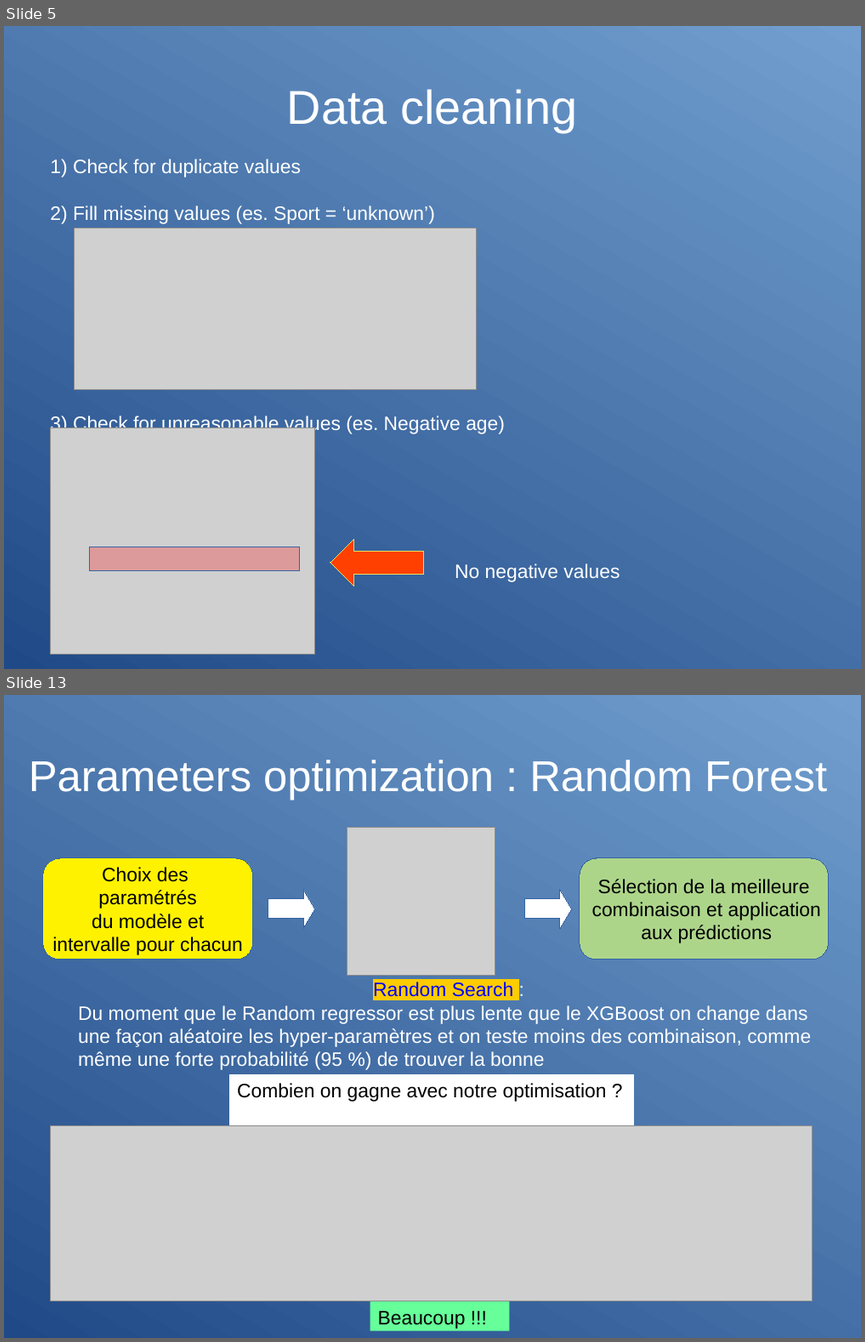
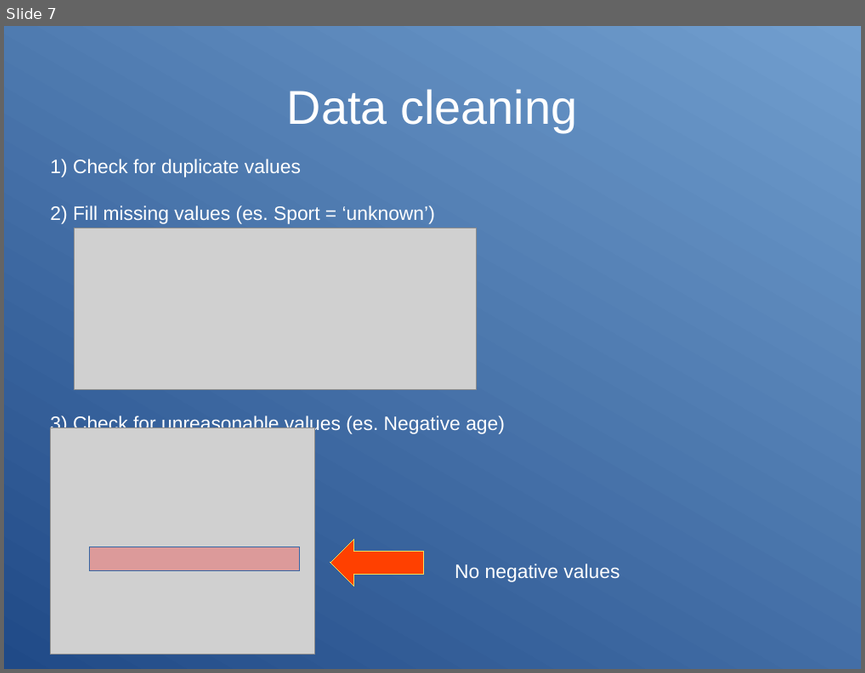
Before and after one commit to opsabarsec/mailings_response_prediction, a slide deck: documents/presentation.odp. Shown one above the other, each under a label of ours: slides 5 and 13 before the commit, slide 7 after it; the slides between them are not shown. The pictures are 865x1342 and 865x673 pixels, drawn with LibreOffice and Linux fonts; fonts in the diff are those of the drawing; grey boxes stand for pictures. Boxes give left, top, right and bottom in pixels: in the first picture for what was removed or moved away, otherwise in the second. Text is boxed around its words. In the diff, an @@ line names an element or a change of style, - is before the commit and + after.

```diff
--- a/documents/presentation.odp
+++ b/documents/presentation.odp
@@ slide 13 removed at (4, 695, 861, 1338), background gradient #204A87 to #729FCF @@
@@ title removed at (29, 760, 827, 800) @@
-Parameters optimization : Random Forest
@@ picture removed at (347, 827, 495, 975) @@
@@ rounded rectangle removed at (43, 858, 253, 959) @@
-Choix des
-paramétrés
-du modèle et
-intervalle pour chacun
@@ rounded rectangle removed at (579, 858, 828, 959) @@
-Sélection de la meilleure
-combinaison et application
-aux prédictions
@@ right arrow removed at (268, 890, 315, 928) @@
@@ right arrow removed at (525, 890, 572, 928) @@
@@ text removed at (78, 981, 811, 1070) @@
-Random Search :
-Du moment que le Random regressor est plus lente que le XGBoost on change dans une façon aléatoire les hyper-paramètres et on teste moins des combinaison, comme même une forte probabilité (95 %) de trouver la bonne
@@ rectangle removed at (229, 1074, 634, 1126) @@
-Combien on gagne avec notre optimisation ?
@@ picture removed at (51, 1126, 812, 1301) @@
@@ rectangle removed at (370, 1301, 510, 1331) @@
-Beaucoup !!!
@@ what was slide 5 is now slide 7 @@
```
Also in this commit, not shown: 5 slides changed, 16 slides added, 11 other slides removed, 9 other files.
